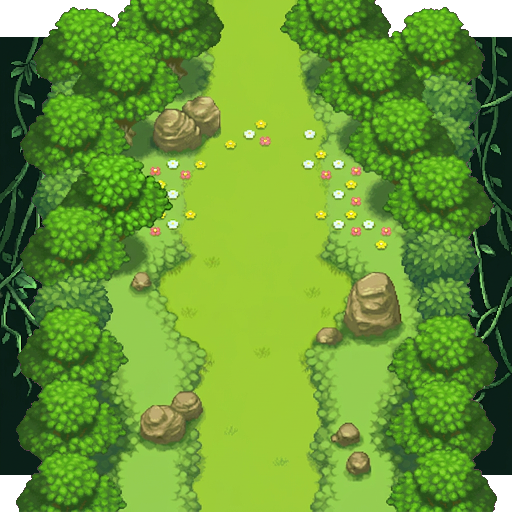
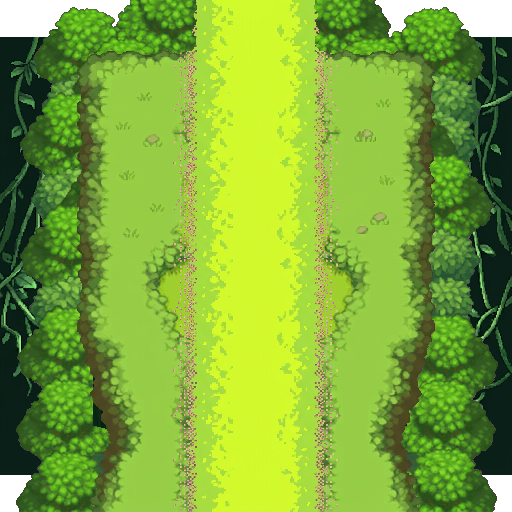
Layered file, before and after one edit (512px x 512px). Changes by layer:
painted on "01_sol" over box(77, 0, 435, 512)
painted on "02_chemin" over box(108, 0, 393, 512)
painted on "03_arbres" over box(77, 0, 435, 512)
painted on "04_buissons" over box(77, 0, 435, 512)
painted on "05_rochers" over box(77, 38, 401, 475)
painted on "06_fleurs" over box(111, 98, 401, 489)
